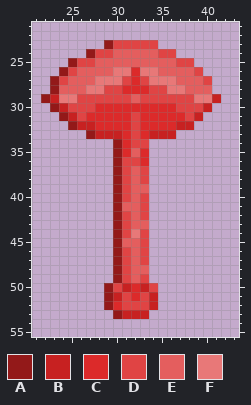
A pixel-art sprite gets an edit: source/base_files/Mouth/tongue.png. The first picture shows the starting point.
The file is 64x64 pixels. Shown: x 21..43, y 21..55.
Palette (. is transparent): A #931919  B #c72121  C #dc2a2a  D #e04444  E #e45e5e  F #e87878
Pixels before, first column x 22:
23 .......ADDDDD.......
24 .....ADDEEEEEDD.....
25 ...ADDEEEEEEEEEDD...
26 ..ADEEEEFFCFFEEEED..
27 .ADEEEFFFDCDFFFEEED.
28 .AEEEFFDDCCCDDFFEEE.
29 ABFFDDDDDDEDDDDDDFFB
30 .ABDDDCCCCCCCCCDDDB.
31 ..ABDCCCCCDCCCCCDB..
32 ...ABBCCCCDCCCCBB...
33 .....ABBBCDCBBB.....
34 ........ACDD........
35 ........ACEC........
36 ........ADDC........
37 ........ADED........
38 ........ADED........
39 ........ADEE........
40 ........ADED........
41 ........AEED........
42 ........ADED........
43 ........ADEE........
44 ........ADFD........
45 ........AEED........
46 ........ADED........
47 ........ADED........
48 ........ADEE........
49 ........ADED........
50 .......ADBCBD.......
51 .......ABDCDB.......
52 .......ACDDDB.......
53 ........ABBB........
After the commit:
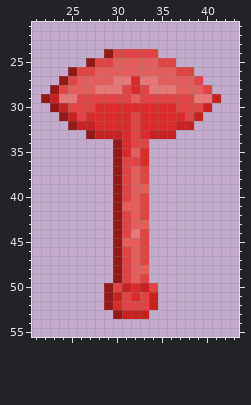
Edits made:
Changed rows in their new state; - is an unchanged pixel.
first column x 23:
23 ------......------
24 ----..ADDDDD..----
25 --..ADD-----DD..--
26 -.ADD--EEEEE--DD.-
27 .AD--EE-F-F-EE--D.
28 -D--E-FFD-DFF-E--D
Pixel boxes of the changes (left, top, right, bottom) in both pictures:
changed: (50, 40, 212, 94)
